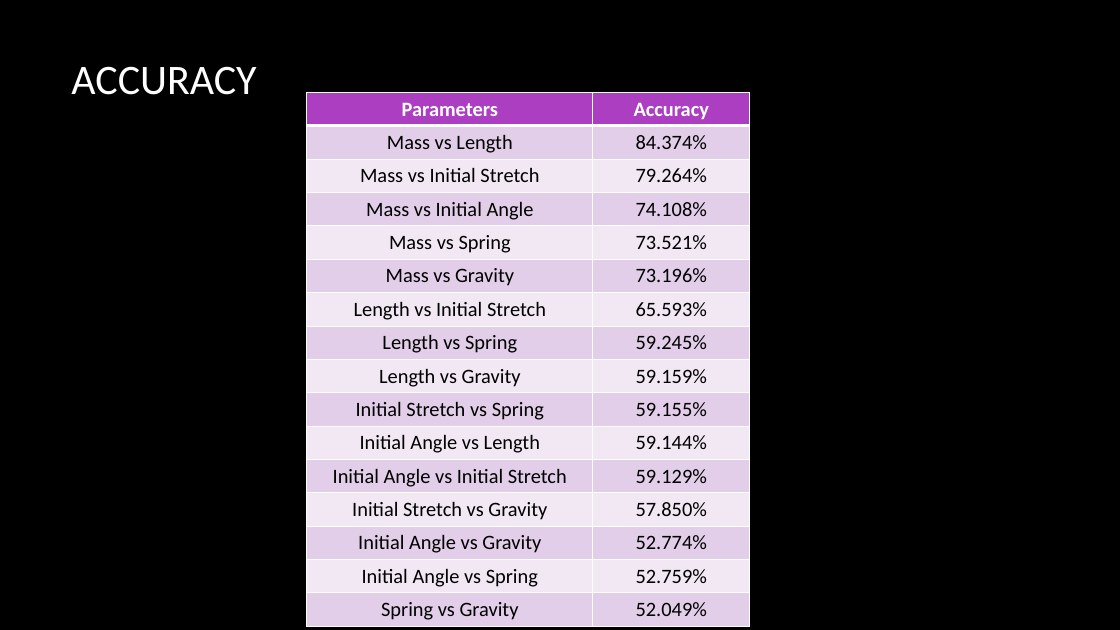
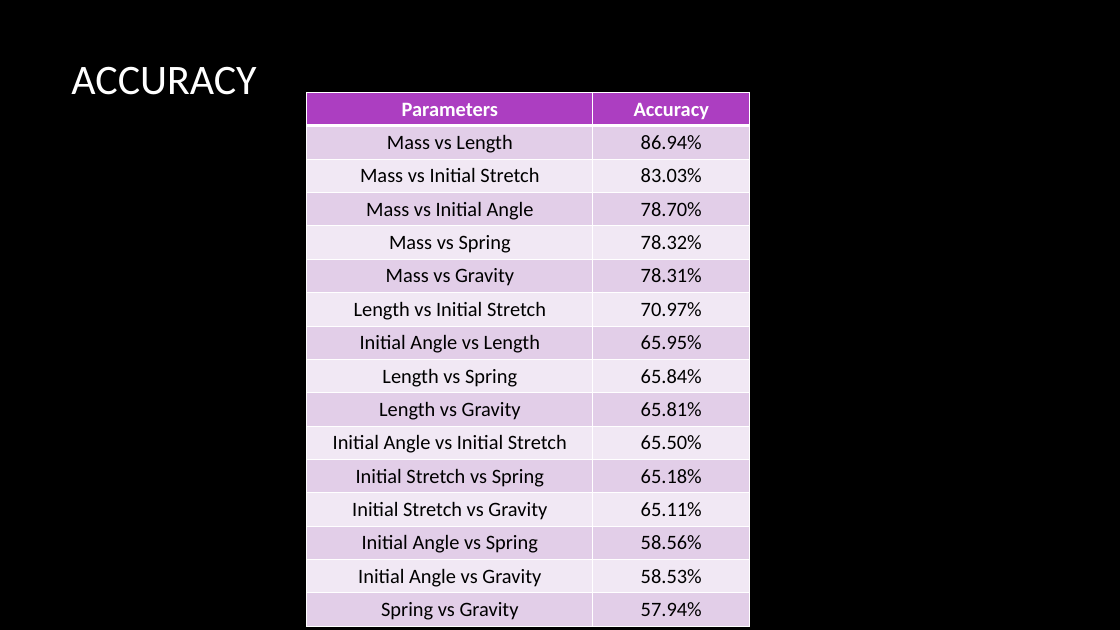
Before and after one commit to Smiley248/nasaspring, a slide deck: slide 16 of Presentations/NASA/NASA presentation.pptx. Drawn at 1120x630 pixels with LibreOffice and Linux fonts; fonts in the diff are those of the drawing; background and template pictures are left out. Boxes give left, top, right and bottom in pixels: in the first picture for what was removed or moved away, otherwise in the second. Text is boxed around its words. In the diff, an @@ line names an element or a change of style, - is before the commit and + after.

Commit message:
Updated accuracy table

```diff
--- a/Presentations/NASA/NASA presentation.pptx
+++ b/Presentations/NASA/NASA presentation.pptx
@@ table at box(307, 92, 750, 624) @@
-row 2, column 2: 84.374%
+row 2, column 2: 86.94%
-row 3, column 2: 79.264%
+row 3, column 2: 83.03%
-row 4, column 2: 74.108%
+row 4, column 2: 78.70%
-row 5, column 2: 73.521%
+row 5, column 2: 78.32%
-row 6, column 2: 73.196%
+row 6, column 2: 78.31%
-row 7, column 2: 65.593%
+row 7, column 2: 70.97%
-row 8, column 1: Length vs Spring
+row 8, column 1: Initial Angle vs Length
-row 8, column 2: 59.245%
+row 8, column 2: 65.95%
-row 9, column 1: Length vs Gravity
+row 9, column 1: Length vs Spring
-row 9, column 2: 59.159%
+row 9, column 2: 65.84%
-row 10, column 1: Initial Stretch vs Spring
+row 10, column 1: Length vs Gravity
-row 10, column 2: 59.155%
+row 10, column 2: 65.81%
-row 11, column 1: Initial Angle vs Length
+row 11, column 1: Initial Angle vs Initial Stretch
-row 11, column 2: 59.144%
+row 11, column 2: 65.50%
-row 12, column 1: Initial Angle vs Initial Stretch
+row 12, column 1: Initial Stretch vs Spring
-row 12, column 2: 59.129%
+row 12, column 2: 65.18%
-row 13, column 2: 57.850%
+row 13, column 2: 65.11%
-row 14, column 1: Initial Angle vs Gravity
+row 14, column 1: Initial Angle vs Spring
-row 14, column 2: 52.774%
+row 14, column 2: 58.56%
-row 15, column 1: Initial Angle vs Spring
+row 15, column 1: Initial Angle vs Gravity
-row 15, column 2: 52.759%
+row 15, column 2: 58.53%
-row 16, column 2: 52.049%
+row 16, column 2: 57.94%
```
